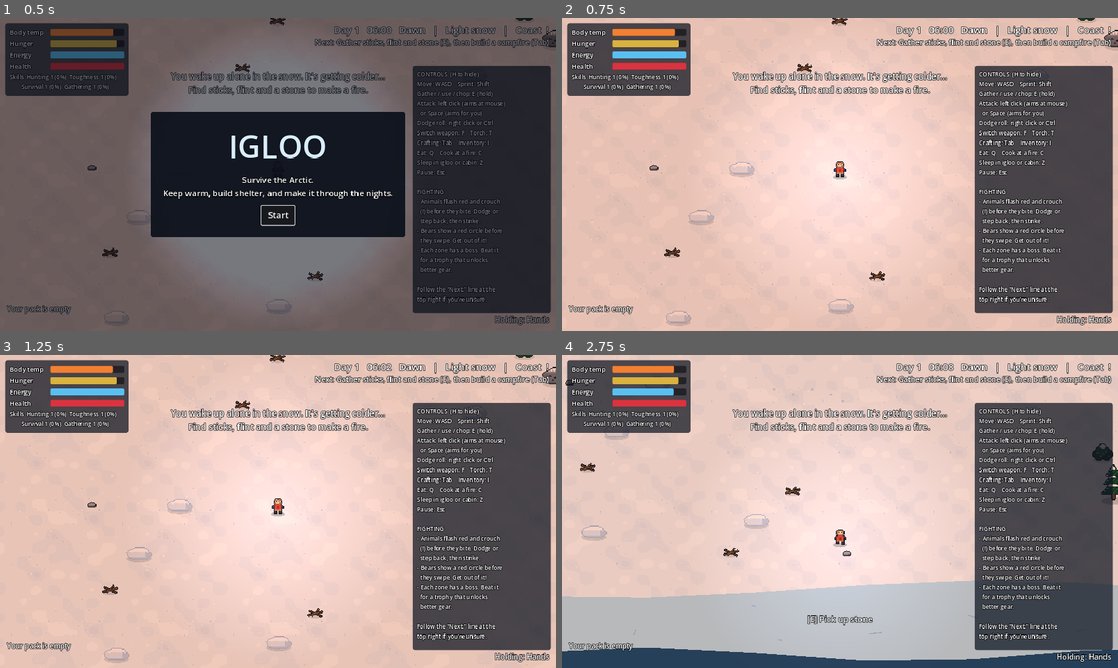
Above: before the commit, frames 1-4 (two rows, left to right).
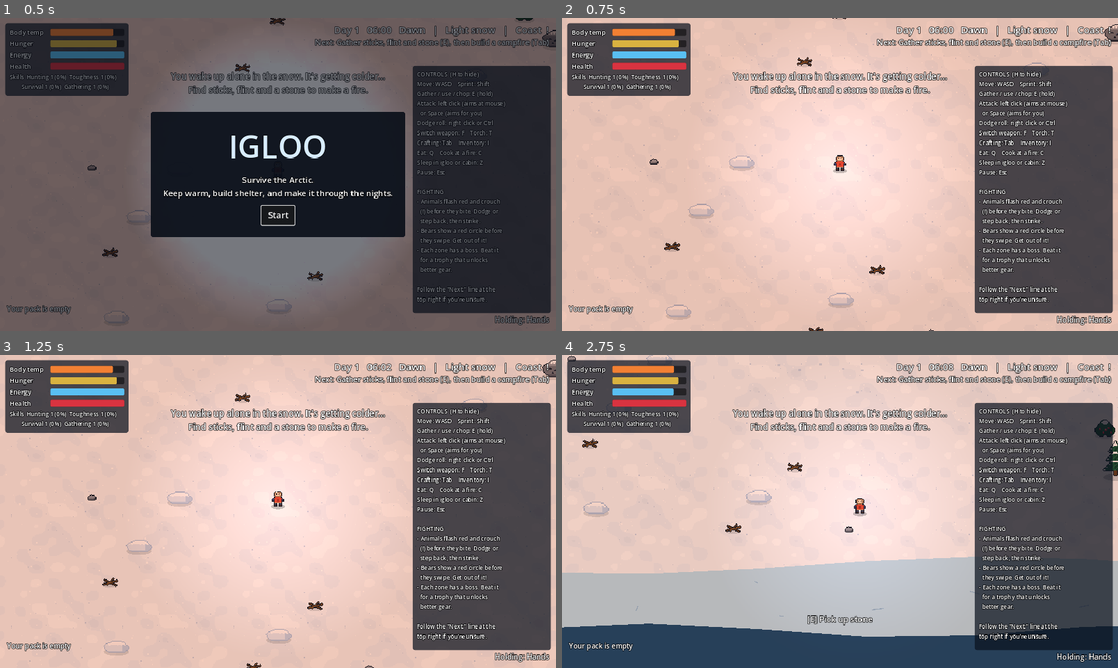
Above: after the commit, the same moments.

Repository: erik123567/Igloo
Game: Godot game, scene res://main.tscn
Same seed, same stepped clock (60 frames per second), same inputs: the game is played once before the commit and once after it.
Inputs (mouse positions are in pixels of both pictures, inside the frame that each line leads up to):
- Up to frame 1 (0.5 s): no input
- Up to frame 2 (0.75 s): click "Start" at 0.5 s
- Up to frame 3 (1.25 s): no input
- Up to frame 4 (2.75 s): tap Enter (continue) at 1.25 s; move the mouse to (962, 495) at 1.27 s; press the mouse at (962, 495) at 1.28 s; hold D (move_right) 1.28-2.03 s; tap Space (attack) at 1.35 s; move the mouse to (728, 527) at 2.02 s; release the mouse at (728, 527) at 2.03 s; hold S (move_down) from 2.03 s (still down); click (728, 527) at 2.1 s; tap Ctrl (dodge) at 2.3 s

Frame 1 is identical in both runs. In frame 2, 1.5% of the frame differs, in the area x 2-100%, y 0-100%; in frame 3, 1.6%; in frame 4, 15%, in the area x 0-100%, y 0-98%.

Commit message:
Rework movement and combat feel
Velocity-based movement with fast acceleration and braking, a camera that
follows in step with the player and leans toward the mouse, hold-to-attack
swings with a lunge, a bold slash arc, smooth knockback and hit-stun on
enemies, and a camera kick on hits instead of a global slow-down.

Co-Authored-By: Claude Opus 5.5 <noreply@anthropic.com>
Claude-Session: https://claude.ai/code/session_01YCsowYakhHQPR7bwZeZjoV

Diff:
--- a/scripts/bear.gd
+++ b/scripts/bear.gd
@@ -45,6 +45,7 @@
 var _moving := false
 var _print_dist := 0.0
 var _windup := 0.0
+var _kb := Vector2.ZERO
 
 
 func _ready() -> void:
@@ -72,6 +73,10 @@
 	return 18.0 * float(_v["scale"])
 
 
+func knock(v: Vector2) -> void:
+	_kb = v * (0.12 if is_boss() else 0.35)
+
+
 func _process(delta: float) -> void:
 	if main.game_over or main.sleeping:
 		return
@@ -79,6 +84,12 @@
 	_back_off -= delta
 	_angry = maxf(_angry - delta, 0.0)
 	_hurt = maxf(_hurt - delta, 0.0)
+	if _kb.length() > 5.0:
+		position += _kb * delta
+		_kb = _kb.move_toward(Vector2.ZERO, 1500.0 * delta)
+	if _hurt > 0.0 and _windup <= 0.0:
+		queue_redraw()
+		return
 	var player = main.player
 	var to_p: Vector2 = player.position - position
 	var dist := to_p.length()
@@ -140,10 +151,9 @@
 
 func take_hit(player, damage: float = 1.0) -> void:
 	hp -= damage
-	_hurt = 0.2
+	_hurt = 0.1 if is_boss() else 0.2
 	_angry = 20.0
 	main.float_text(position + Vector2(0, -16 * float(_v["scale"])), str(snappedf(damage, 0.1)), Color(1, 0.9, 0.5))
-	position += (position - player.position).normalized() * 6.0
 	main.audio.play("hit", position)
 	main.audio.play("bite", position, -2.0, 0.0, 0.55)
 	main.puff(position + Vector2(0, -10), Color(0.95, 0.93, 0.85), 10, 60.0)
--- a/scripts/hud.gd
+++ b/scripts/hud.gd
@@ -663,3 +663,8 @@
 		t += "  %s  level %d   %s\n" % [k.capitalize(), lv, "MAX" if lv >= player.MAX_SKILL else "%d / %d xp" % [player.skills[k]["xp"], need]]
 	t += "\nBOSSES BEATEN: %d / %d" % [main.bosses_killed.size(), main.BOSSES.size()]
 	return t
+
+
+## True when the mouse is busy with a menu, so clicks shouldn't swing.
+func mouse_over_ui() -> bool:
+	return get_tree().paused or craft_open or _title_box.visible
--- a/scripts/main.gd
+++ b/scripts/main.gd
@@ -168,9 +168,9 @@
 	cam.limit_top = 0
 	cam.limit_right = int(world_size.x)
 	cam.limit_bottom = int(world_size.y)
-	cam.position_smoothing_enabled = true
-	cam.position_smoothing_speed = 6.0
-	player.add_child(cam)
+	cam.position_smoothing_enabled = false   # we smooth it ourselves, in step with the player
+	cam.position = player.position
+	add_child(cam)
 	cam.make_current()
 
 	audio = AudioScript.new()
@@ -390,8 +390,6 @@
 # ---------- Day / night ----------
 
 func _process(delta: float) -> void:
-	_shake = maxf(_shake - delta * 30.0, 0.0)
-	cam.offset = Vector2(randf_range(-1, 1), randf_range(-1, 1)) * _shake
 	if game_over or sleeping:
 		return
 	play_time += delta
@@ -640,6 +638,30 @@
 
 
 # ---------- Effects ----------
+
+var _kick := Vector2.ZERO
+
+
+## Follows the player smoothly, leaning a little toward where you aim and move.
+## Called by the player right after it moves, so the two never drift out of step.
+func update_camera(delta: float) -> void:
+	var look := Vector2.ZERO
+	var mouse := get_viewport().get_mouse_position() - get_viewport().get_visible_rect().size / 2.0
+	look = (mouse / cam.zoom).limit_length(220.0) * 0.18
+	look += player.velocity * 0.12
+	var goal: Vector2 = player.position + look
+	cam.position = cam.position.lerp(goal, 1.0 - exp(-10.0 * delta))
+	if cam.position.distance_to(player.position) > 300.0:
+		cam.position = player.position
+	_shake = maxf(_shake - delta * 30.0, 0.0)
+	_kick = _kick.lerp(Vector2.ZERO, 1.0 - exp(-18.0 * delta))
+	cam.offset = Vector2(randf_range(-1, 1), randf_range(-1, 1)) * _shake + _kick
+
+
+## A quick nudge of the camera in a direction (for hits).
+func kick(dir: Vector2, amount: float) -> void:
+	_kick += dir * amount
+
 
 func shake(amount: float) -> void:
 	_shake = maxf(_shake, amount)
--- a/scripts/player.gd
+++ b/scripts/player.gd
@@ -2,8 +2,10 @@
 ## The player: movement, the four survival stats, gathering, eating, cooking and fighting.
 
 # ---------- Tuning (change these numbers to balance the game) ----------
-const WALK_SPEED := 130.0
-const SPRINT_SPEED := 210.0
+const WALK_SPEED := 150.0
+const SPRINT_SPEED := 235.0
+const ACCEL := 1400.0              # how fast you reach full speed (px/s per second)
+const FRICTION := 1800.0           # how fast you stop when you let go
 const COLD_SLOW := 0.7             # speed multiplier when body temp is low
 const INTERACT_RANGE := 26.0
 const ATTACK_RANGE := 36.0
@@ -70,6 +72,10 @@
 var _action_cd := 0.0
 var _attack_cd := 0.0
 var _swing := 0.0
+const SWING_TIME := 0.16
+var velocity := Vector2.ZERO
+var _aim_lock := 0.0        # after an attack you keep facing the way you struck
+var _swing_dir := Vector2.RIGHT
 var _hurt := 0.0
 var _walk := 0.0
 var _light: PointLight2D
@@ -114,16 +120,19 @@
 
 
 func _process(delta: float) -> void:
+	main.update_camera(delta)
 	if dead or main.game_over or main.sleeping:
 		return
 	_action_cd = maxf(_action_cd - delta, 0.0)
 	_attack_cd = maxf(_attack_cd - delta, 0.0)
 	_swing = maxf(_swing - delta, 0.0)
+	_aim_lock = maxf(_aim_lock - delta, 0.0)
 	_hurt = maxf(_hurt - delta, 0.0)
 	_dodge_cd = maxf(_dodge_cd - delta, 0.0)
 	if _dodge > 0.0:
 		_dodge -= delta
-		position += _dodge_dir * DODGE_SPEED * delta
+		var t := _dodge / DODGE_TIME   # fast at the start, easing out
+		position += _dodge_dir * DODGE_SPEED * (0.5 + t) * delta
 		position.x = clampf(position.x, 16.0, main.world_size.x - 16.0)
 		position.y = clampf(position.y, 16.0, main.shore_y + 60.0)
 		if randf() < 0.5:
@@ -155,8 +164,8 @@
 	var dir := Input.get_vector("move_left", "move_right", "move_up", "move_down")
 	if main.hud.craft_open:
 		dir = Vector2.ZERO  # the arrow keys scroll the crafting menu instead
-	is_moving = dir.length() > 0.1
-	is_sprinting = is_moving and Input.is_action_pressed("sprint") and energy > 1.0
+	var wants_move := dir.length() > 0.1
+	is_sprinting = wants_move and Input.is_action_pressed("sprint") and energy > 1.0
 	var speed := SPRINT_SPEED if is_sprinting else WALK_SPEED
 	if temp < 25.0:
 		speed *= COLD_SLOW
@@ -165,17 +174,28 @@
 	speed *= main.weather.speed_multiplier()
 	if gear["boots"]:
 		speed *= 1.08
+	if _swing > 0.0:
+		speed *= 0.6
+	var want := dir.limit_length(1.0) * speed
+	# snappy: accelerate hard toward where you want to go, brake hard when you stop
+	var rate := ACCEL if wants_move else FRICTION
+	if wants_move and velocity.dot(want) < 0.0:
+		rate = FRICTION * 1.5   # turning around is instant-ish
+	velocity = velocity.move_toward(want, rate * delta)
+	if wants_move and _aim_lock <= 0.0:
+		facing = dir.normalized()
+	position += velocity * delta
+	position.x = clampf(position.x, 16.0, main.world_size.x - 16.0)
+	position.y = clampf(position.y, 16.0, main.shore_y + 60.0)
+	var spd := velocity.length()
+	is_moving = spd > 20.0
 	if is_moving:
-		facing = dir.normalized()
-		position += dir * speed * delta
-		position.x = clampf(position.x, 16.0, main.world_size.x - 16.0)
-		position.y = clampf(position.y, 16.0, main.shore_y + 60.0)
-		_walk += delta * speed * 0.055
-		_step_dist += speed * delta
-		if _step_dist > 20.0:
+		_walk += delta * spd * 0.055
+		_step_dist += spd * delta
+		if _step_dist > 22.0:
 			_step_dist = 0.0
 			_step_left = not _step_left
-			var side := facing.orthogonal() * (3.0 if _step_left else -3.0)
+			var side := velocity.normalized().orthogonal() * (3.0 if _step_left else -3.0)
 			main.add_footprint(position + Vector2(0, 3) + side)
 			main.audio.play("step_%d" % (randi() % 3), null, -10.0 if not is_sprinting else -7.0, 0.12)
 
@@ -287,7 +307,7 @@
 			_use_target()  # holding E repeats, handy for snow blocks
 	if Input.is_action_just_pressed("attack") and _attack_cd <= 0.0:
 		_attack()
-	elif Input.is_action_just_pressed("attack_mouse") and _attack_cd <= 0.0:
+	elif Input.is_action_pressed("attack_mouse") and _attack_cd <= 0.0 and not main.hud.mouse_over_ui():
 		_attack((get_global_mouse_position() - position).normalized())
 	if Input.is_action_just_pressed("dodge"):
 		dodge()
@@ -330,19 +350,23 @@
 					best_d = to.length()
 					dir = to.normalized()
 		facing = dir
+		_aim_lock = 0.3
 		main.audio.play("bow", null, -3.0)
 		main.shoot_arrow(position + Vector2(0, -6) + dir * 8.0, dir)
 		return
-	_attack_cd = 0.4 if weapon == "hands" else 0.5
-	_swing = 0.18
-	energy = maxf(energy - 3.0, 0.0)
-	main.audio.play("swing", null, -4.0)
+	_attack_cd = 0.3 if weapon == "hands" else 0.38
+	_swing = SWING_TIME
+	energy = maxf(energy - 2.0, 0.0)
+	main.audio.play("swing", null, -4.0, 0.15)
 	var reach := ATTACK_RANGE + (18.0 if weapon == "spear" else 0.0)
 	var dir := aim
 	if dir == Vector2.ZERO:
-		var best = _nearest_attackable(reach)
+		var best = _nearest_attackable(reach + 20.0)
 		dir = (best.position - position).normalized() if best != null else facing
 	facing = dir
+	_swing_dir = dir
+	_aim_lock = 0.3
+	velocity += dir * 140.0   # a little lunge into the swing
 	# a sweeping arc: hits everything in front of you within reach
 	var base := float(1 + int(tools["spear"])) if weapon == "spear" else 1.0
 	var hit_any := false
@@ -350,11 +374,15 @@
 		if n.is_queued_for_deletion():
 			continue
 		var to: Vector2 = n.position - position
-		if to.length() < reach + n.hit_radius and (to.length() < 10.0 or absf(dir.angle_to(to)) < 1.0):
+		if to.length() < reach + n.hit_radius and (to.length() < 12.0 + n.hit_radius * 0.5 or absf(dir.angle_to(to)) < 1.1):
 			n.take_hit(self, base * damage_mult())
+			if n.has_method("knock"):
+				n.knock(dir * (260.0 if weapon == "spear" else 200.0))
 			hit_any = true
 	if hit_any:
-		main.hit_stop()
+		main.audio.play("hit", null, 0.0, 0.1)
+		main.kick(dir, 4.0)
+		velocity -= dir * 120.0   # recoil off what you hit
 
 
 ## A quick roll in the direction you're moving (or facing). You can't be hurt mid-roll.
@@ -368,7 +396,8 @@
 	var dir := Input.get_vector("move_left", "move_right", "move_up", "move_down")
 	_dodge_dir = dir.normalized() if dir.length() > 0.1 else facing
 	_dodge = DODGE_TIME
-	_dodge_cd = 0.7
+	_dodge_cd = 0.6
+	velocity = _dodge_dir * WALK_SPEED
 	main.audio.play("swing", null, -8.0, 0.0, 0.7)
 
 
@@ -615,10 +644,16 @@
 		draw_line(Vector2(6, -8), bob + Vector2(0, -1 + dip), Color(0.9, 0.9, 0.9, 0.8), 0.6)
 		draw_circle(bob + Vector2(0, -1 + dip), 1.6, Color(1, 0.3, 0.2))
 	if _swing > 0.0:
-		var a := facing.angle()
-		var r := 16.0 if weapon == "spear" else 12.0
-		draw_arc(facing * 10.0 + Vector2(0, -5), r, a - 1.0, a + 1.0, 12, Color(1, 1, 1, 0.9), 3.0)
-		draw_arc(facing * 10.0 + Vector2(0, -5), r - 4.0, a - 0.8, a + 0.8, 10, Color(1, 1, 1, 0.5), 1.5)
+		# a bold crescent that sweeps across in the swing direction
+		var k := 1.0 - _swing / SWING_TIME
+		var a := _swing_dir.angle()
+		var r := 26.0 if weapon == "spear" else 20.0
+		var c := Vector2(0, -6)
+		var from := a - 1.1 + 2.2 * maxf(k - 0.35, 0.0)
+		var to := a - 1.1 + 2.2 * minf(k + 0.45, 1.0)
+		var col := Color(1, 1, 1, 0.95 * (1.0 - k * 0.6))
+		draw_arc(c, r, from, to, 14, col, 5.0)
+		draw_arc(c, r - 6.0, from + 0.15, to - 0.1, 12, Color(0.8, 0.9, 1.0, 0.5 * (1.0 - k)), 3.0)
 
 
 ## Draws the weapon and torch in your hands (in the sprite's own flipped space).
--- a/scripts/wolf.gd
+++ b/scripts/wolf.gd
@@ -47,6 +47,7 @@
 var _print_dist := 0.0
 var _howl_timer := 0.0
 var _windup := 0.0
+var _kb := Vector2.ZERO
 var _summons := 2             # the alpha calls for help twice
 
 
@@ -71,6 +72,10 @@
 	return float(_v["hp"])
 
 
+func knock(v: Vector2) -> void:
+	_kb = v * (0.3 if is_boss() else 1.0 / float(_v["scale"]))
+
+
 func leave() -> void:
 	if not resident:
 		leaving = true
@@ -82,6 +87,12 @@
 	_bite_cd -= delta
 	_back_off -= delta
 	_hurt = maxf(_hurt - delta, 0.0)
+	if _kb.length() > 5.0:
+		position += _kb * delta
+		_kb = _kb.move_toward(Vector2.ZERO, 1500.0 * delta)
+	if _hurt > 0.0 and not leaving:
+		queue_redraw()
+		return   # stunned for a moment after a hit
 	var player = main.player
 	var to_p: Vector2 = player.position - position
 	var dist := to_p.length()
@@ -163,10 +174,9 @@
 
 func take_hit(player, damage: float = 1.0) -> void:
 	hp -= damage
-	_hurt = 0.2
+	_hurt = 0.1 if is_boss() else 0.2
 	_windup = 0.0
-	_back_off = 0.8 if is_boss() else 2.0
-	position += (position - player.position).normalized() * (8.0 if is_boss() else 22.0)
+	_back_off = 0.25 if is_boss() else 0.45
 	main.float_text(position + Vector2(0, -20 * float(_v["scale"])), str(snappedf(damage, 0.1)), Color(1, 0.9, 0.5))
 	if is_boss() and _summons > 0 and hp < max_hp() * (0.33 * _summons) and hp > 0:
 		_summons -= 1
